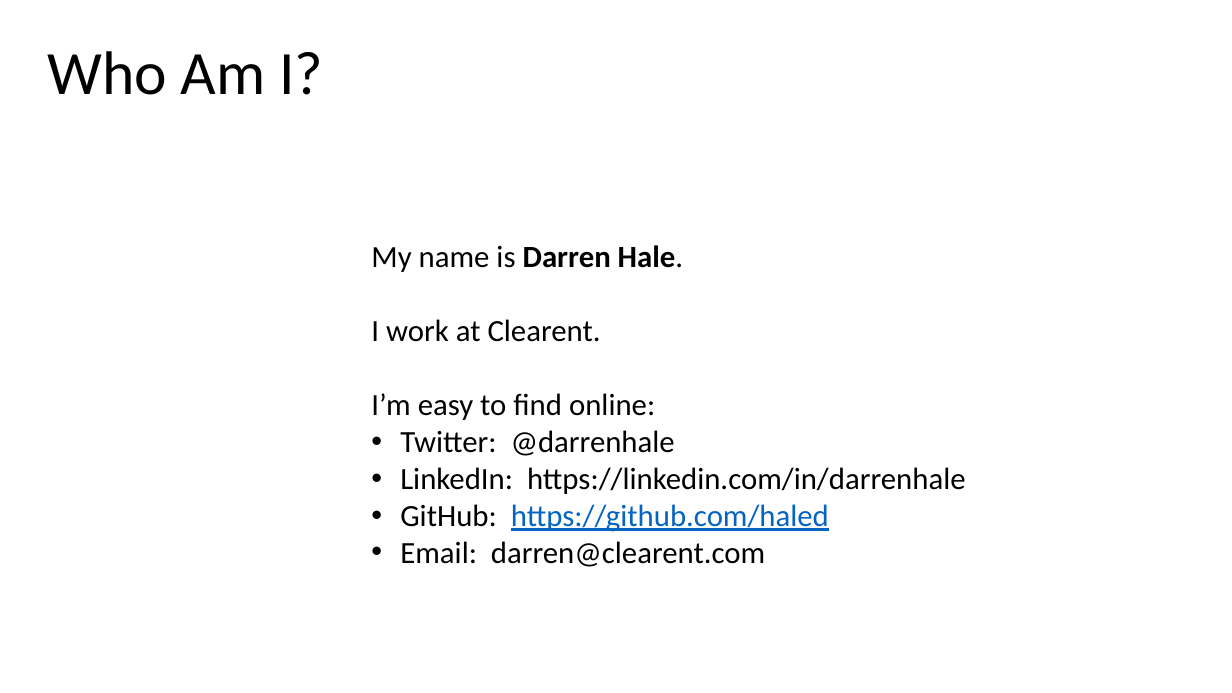
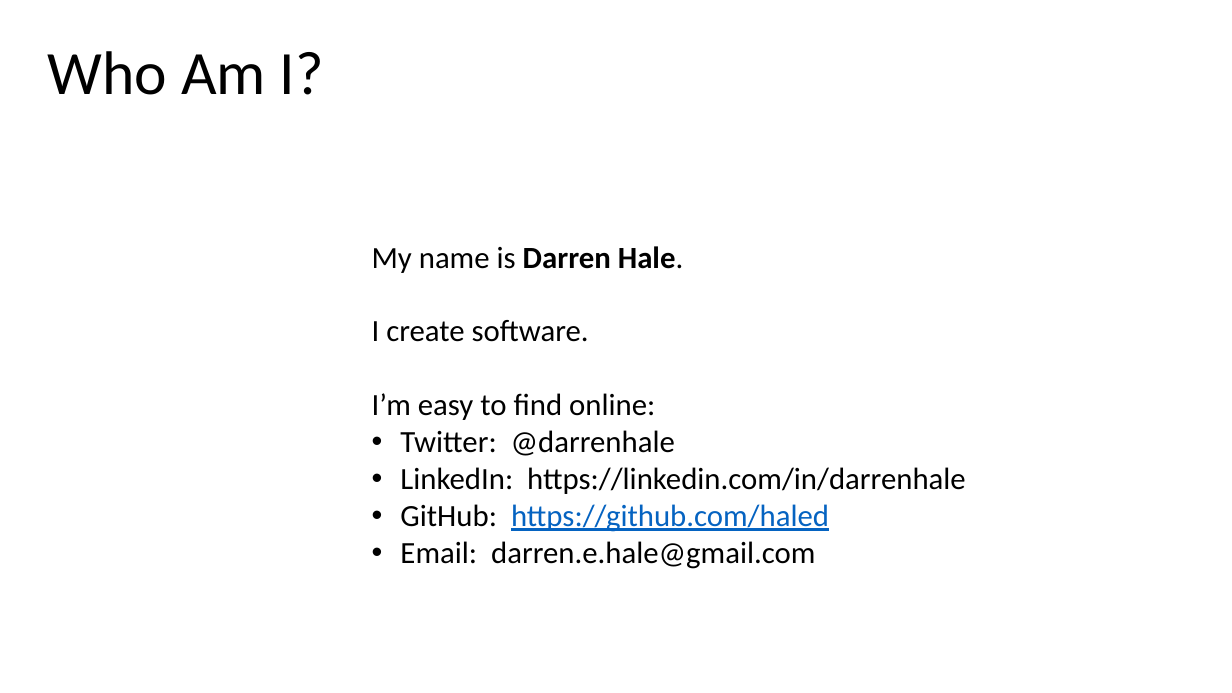
Before and after one commit to haled/FunctionalCSharp, a slide deck: slide 3 of Functional_Programming_Techniques_in_C#.pptx. Drawn at 1232x693 pixels with LibreOffice and Linux fonts; fonts in the diff are those of the drawing. Boxes give left, top, right and bottom in pixels: in the first picture for what was removed or moved away, otherwise in the second. Text is boxed around its words. In the diff, an @@ line names an element or a change of style, - is before the commit and + after.

```diff
--- a/Functional_Programming_Techniques_in_C#.pptx
+++ b/Functional_Programming_Techniques_in_C#.pptx
@@ text at (372,320,589,342): text changed @@
-I work at Clearent.
+I create software.
@@ text at (400,541,815,569): text changed @@
-• Email: darren@clearent.com
+• Email: darren.e.hale@gmail.com
```
Also in this commit, not shown: 11 other slides changed, 1 slide added, 1 slide removed, 1 other file.
